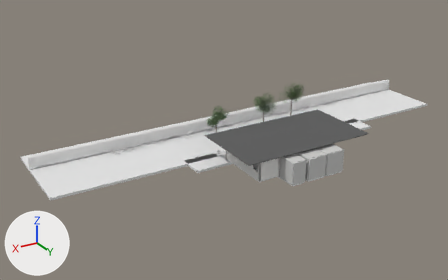
Before and after pictures for a commit that changed the glTF model ldk/public/models/ldk_2500.glb.
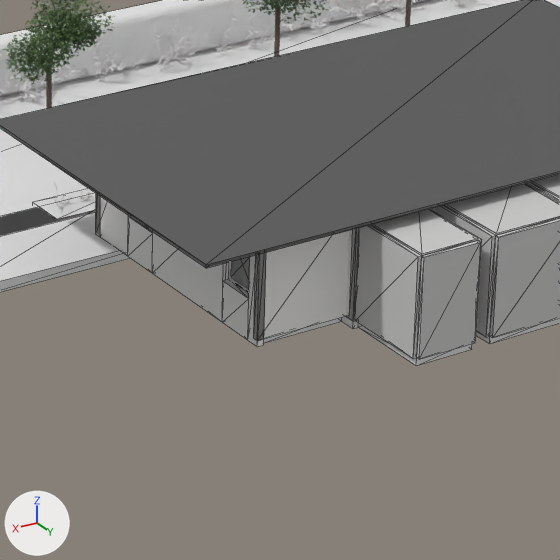
Each version appears first whole from a 50 mm lens placed at (43.6, 55.2, 30.5), pointed at (7.6, -4.9, 0.4), and next in a close-up on the part from 46% to 72% of the width and 39% to 81% of the height. Every picture has the same lights, and +X, +Y and +Z are marked at lower left. The older version's two pictures come first. The close-ups show mesh edges as thin lines. Where no turn or scale is listed for an object, it has been applied to the vertices. Vertices at exactly the same position are counted once.

The scene before the commit, as lines of its bpy script (objects in view):
```python
me_東翼_床 = bpy.data.meshes.new('東翼_床')
me_東翼_床.from_pydata(...)  # a box spanning x 7.15..9.4, y -0.96..5.7, z -0.2..0.0
me_東翼_床.materials.append(mat_挽板フローリング_オーク)  # white #e7e7e7
# before: 2 (9.4, 5.7, -0.2), 3 (7.15, 5.7, -0.2) at pixel (341, 321), 6 (9.4, 5.7, 0.0), 7 (7.15, 5.7, 0.0)
me_洗面室_側壁2 = bpy.data.meshes.new('洗面室_側壁2')
me_洗面室_側壁2.from_pydata(...)  # a box spanning x 4.95..5.05, y 6.15..8.35, z 0.0..2.5
me_洗面室_側壁2.materials.append(mat_隣室_壁)  # light grey #cbcbca
me_生垣 = bpy.data.meshes.new('生垣')
me_生垣.from_pydata(...)  # 96 vertices, 188 faces; spans x -25.0..30.0, y -10.4..-9.8, z -0.1..1.5
me_生垣.materials.append(mat_生垣)  # white #e7e7e7
ob_東翼_床 = bpy.data.objects.new('東翼_床', me_東翼_床)
ob_東翼_床.location = (0.0, 0.0, 0.0)
ob_洗面室_側壁2 = bpy.data.objects.new('洗面室_側壁2', me_洗面室_側壁2)
ob_洗面室_側壁2.location = (0.0, 0.0, 0.0)
ob_生垣 = bpy.data.objects.new('生垣', me_生垣)
ob_生垣.location = (0.0, 0.0, 0.0)
# also in view: '東翼_子19窓下' at (9.5, 0.9, 0.4); '玄関ホール_側壁2' at (7.1, 7.2, 1.2); '芝生_東庭' at (10.5, -1.6, -0.3); 'シンボルツリー2_葉' at (7.5, -6.8, 2.9); 'シンボルツリー1_葉' at (0.9, -6.1, 3.3)
```
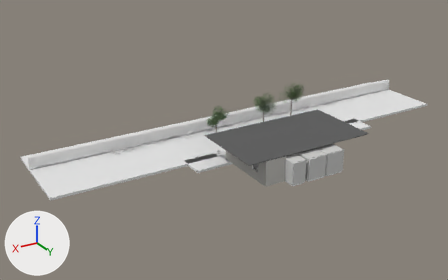
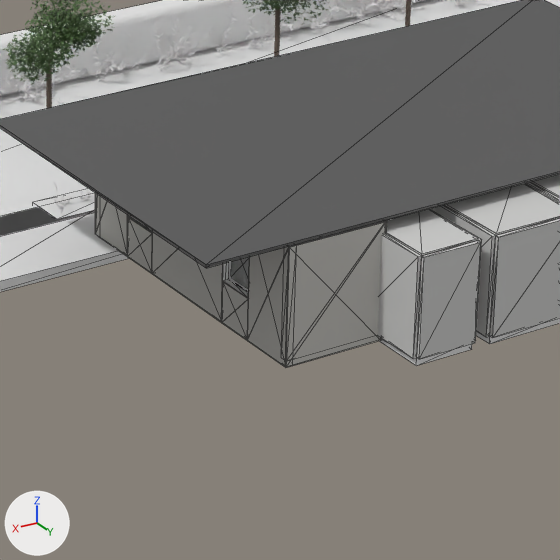
Not visible in the close-ups: '東翼_北出_西'.

Location of each change, (x1, y1, x2, y2) in pixels of the close-ups (560 x 560 px):
'外壁_東_子北', added: after (285, 221, 386, 368)
'外壁_東_側面2', added: after (247, 246, 289, 367)
'外壁_東_側面1', added: after (152, 232, 223, 322)
'外壁_東_側面0', added: after (95, 193, 128, 256)
'外壁_東_子17窓下', added: after (221, 281, 248, 340)
'外壁_東_子19窓下', added: after (127, 217, 152, 274)
'東翼_床', reshaped (not visible afterwards): before (264, 317, 342, 343)
'外壁_東_北出', added: after (385, 220, 387, 232)
'東翼_北壁', unchanged, covered by the edit: before (254, 230, 349, 340); after (291, 222, 380, 246)
'東翼_東壁1', unchanged, covered by the edit: before (152, 232, 228, 322); after (223, 262, 228, 281)
'東翼_東壁0', unchanged, covered by the edit: before (96, 194, 129, 256)

The change, as a diff of the scene's bpy script:
```diff
--- a/ldk/public/models/ldk_2500.glb.py
+++ b/ldk/public/models/ldk_2500.glb.py
@@ me_東翼_床 @@
-me_東翼_床.from_pydata(...)  # 8 vertices, 12 faces; spans x 7.15..9.4, y -0.96..5.7, z -0.2..0.0
+me_東翼_床.from_pydata(...)  # 8 vertices, 12 faces; spans x 7.15..9.4, y -0.96..6.8, z -0.2..0.0
+# me_東翼_床 part 1
+for i in [2, 3, 6, 7]: me_東翼_床.vertices[i].co += Vector((0.0, 1.1, 0.0))
 me_東翼_床.materials.append(mat_挽板フローリング_オーク)
@@ ob_外壁_東_北出 @@
+ob_外壁_東_北出 = bpy.data.objects.new('外壁_東_北出', me_外壁_東_北出)  # a box spanning x 6.97..6.99, y 6.15..7.02, z -0.15..2.8; in mat_外壁_ダインコンクリート調 (light grey #bfbdb8)
+ob_外壁_東_北出.location = (0.0, 0.0, 0.0)
@@ ob_東翼_北出_西 @@
+ob_東翼_北出_西 = bpy.data.objects.new('東翼_北出_西', me_東翼_北出_西)  # a box spanning x 7.0..7.15, y 6.15..7.0, z -0.15..2.8; in mat_壁_クロス_ペールグレーn9_3 (white #f1f0ee)
+ob_東翼_北出_西.location = (0.0, 0.0, 0.0)
@@ ob_外壁_東_子北 @@
+ob_外壁_東_子北 = bpy.data.objects.new('外壁_東_子北', me_外壁_東_子北)  # a box spanning x 7.0..9.6, y 7.0..7.02, z -0.15..2.8; in mat_外壁_ダインコンクリート調 (light grey #bfbdb8)
+ob_外壁_東_子北.location = (0.0, 0.0, 0.0)
@@ ob_外壁_東_子17窓下 @@
+ob_外壁_東_子17窓下 = bpy.data.objects.new('外壁_東_子17窓下', me_外壁_東_子17窓下)  # a box spanning x 9.58..9.6, y 4.42..5.48, z -0.15..0.9; in mat_外壁_ダインコンクリート調 (light grey #bfbdb8)
+ob_外壁_東_子17窓下.location = (0.0, 0.0, 0.0)
@@ ob_外壁_東_子19窓下 @@
+ob_外壁_東_子19窓下 = bpy.data.objects.new('外壁_東_子19窓下', me_外壁_東_子19窓下)  # a box spanning x 9.58..9.6, y 0.32..1.42, z -0.15..0.9; in mat_外壁_ダインコンクリート調 (light grey #bfbdb8)
+ob_外壁_東_子19窓下.location = (0.0, 0.0, 0.0)
@@ ob_外壁_東_側面2 @@
+ob_外壁_東_側面2 = bpy.data.objects.new('外壁_東_側面2', me_外壁_東_側面2)  # a box spanning x 9.58..9.6, y 5.48..7.0, z -0.15..2.8; in mat_外壁_ダインコンクリート調 (light grey #bfbdb8)
+ob_外壁_東_側面2.location = (0.0, 0.0, 0.0)
@@ ob_外壁_東_側面1 @@
+ob_外壁_東_側面1 = bpy.data.objects.new('外壁_東_側面1', me_外壁_東_側面1)  # a box spanning x 9.58..9.6, y 1.42..4.42, z -0.15..2.8; in mat_外壁_ダインコンクリート調 (light grey #bfbdb8)
+ob_外壁_東_側面1.location = (0.0, 0.0, 0.0)
@@ ob_外壁_東_側面0 @@
+ob_外壁_東_側面0 = bpy.data.objects.new('外壁_東_側面0', me_外壁_東_側面0)  # a box spanning x 9.58..9.6, y -1.16..0.32, z -0.15..2.8; in mat_外壁_ダインコンクリート調 (light grey #bfbdb8)
+ob_外壁_東_側面0.location = (0.0, 0.0, 0.0)
```
